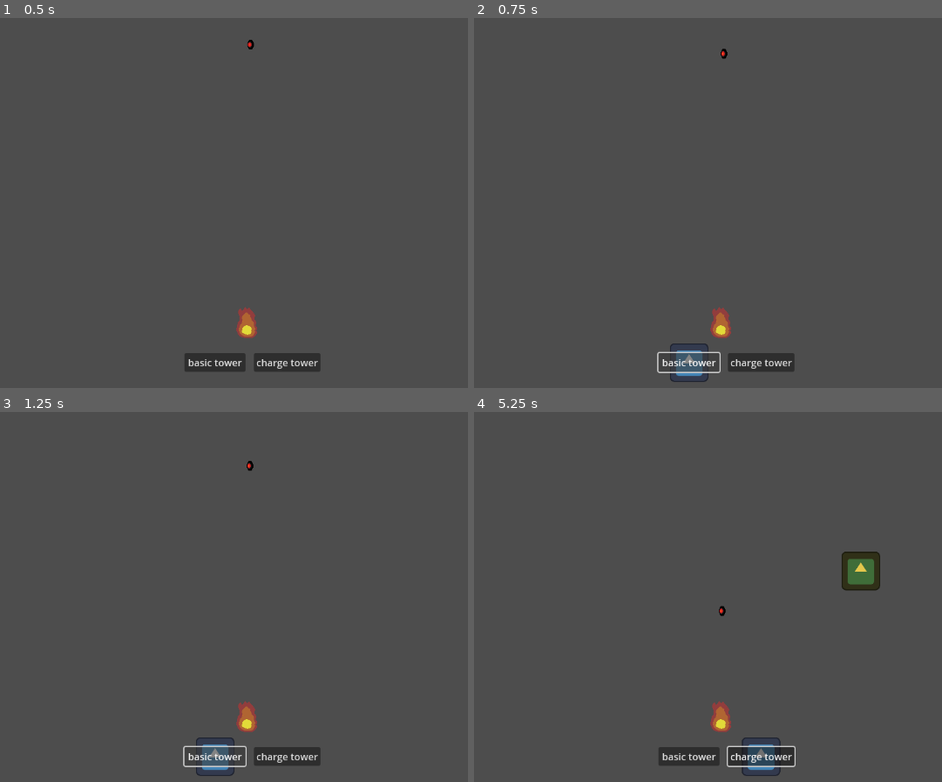
Above: before the commit, frames 1-4 (two rows, left to right).
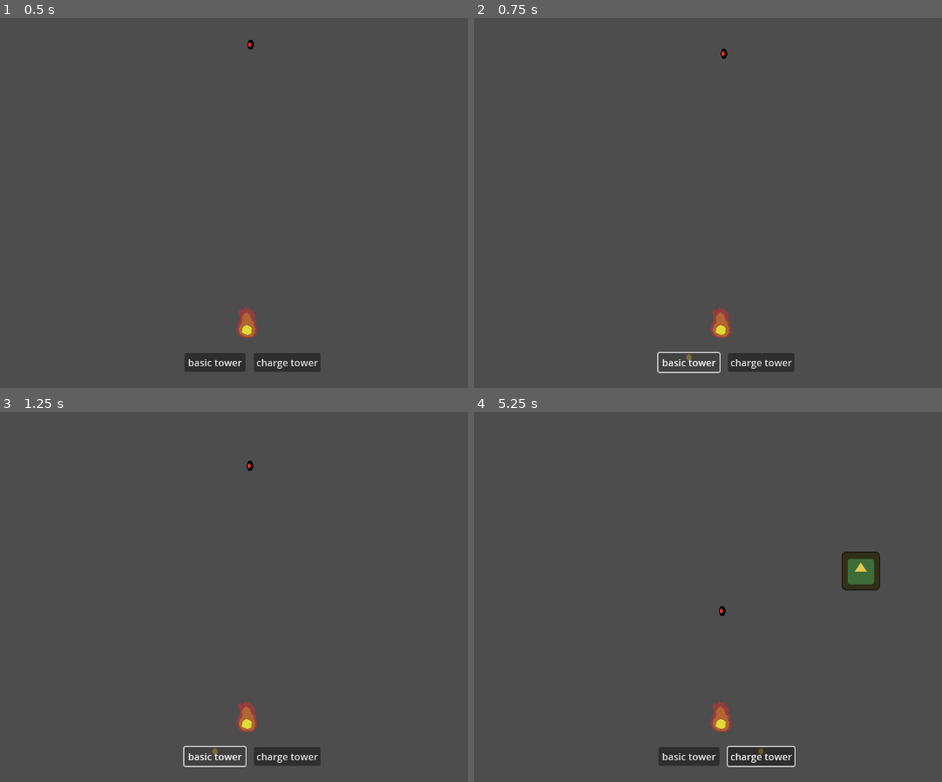
Above: after the commit, the same moments.

Repository: sushitoad/tower-defense-prototype
Game: Godot game, scene res://scenes/test_scene.tscn
The game is run twice, just before and just after one commit, with the same random seed, the same clock (stepped at 60 frames per second) and the same inputs. The engine's default icon, where the game draws it, is replaced by a stand-in: a white triangle on a blue panel in a dark square.
Inputs (mouse positions are in pixels of both pictures, inside the frame that each line leads up to):
- Up to frame 1 (0.5 s): no input
- Up to frame 2 (0.75 s): click "basic tower" at 0.5 s
- Up to frame 3 (1.25 s): no input
- Up to frame 4 (5.25 s): click "charge tower" at 1.25 s; click "basic tower" at 2 s; click "charge tower" at 2.75 s; click "basic tower" at 3.5 s; click "charge tower" at 4.25 s; tap Enter at 5 s; move the mouse to (862, 571) at 5.02 s; click (862, 571) at 5.1 s

Frame 1 is identical in both runs. In frame 2, 0.6% of the frame differs, in the area x 41-51%, y 87-99%; in frame 3, 0.6%; in frame 4, 0.6%, in the area x 57-66%, y 87-99%.

Commit message:
tower sprite
better colliders, but still some issues with enemies

Diff:
--- a/scenes/proto_tower.tscn
+++ b/scenes/proto_tower.tscn
@@ -1,18 +1,27 @@
-[gd_scene load_steps=4 format=3 uid="uid://d3ipy8tqa17n4"]
+[gd_scene load_steps=5 format=3 uid="uid://d3ipy8tqa17n4"]
 
 [ext_resource type="Script" uid="uid://xebexg7ygoai" path="res://scripts/tower.gd" id="1_6myfv"]
-[ext_resource type="Texture2D" uid="uid://dte7ua0we0ylg" path="res://icon.svg" id="1_aymbp"]
+[ext_resource type="Texture2D" uid="uid://3avl1qlj0i44" path="res://art/basic tower proto 2.png" id="2_6myfv"]
 
-[sub_resource type="RectangleShape2D" id="RectangleShape2D_6myfv"]
-size = Vector2(60, 60)
+[sub_resource type="CapsuleShape2D" id="CapsuleShape2D_em1u4"]
+radius = 3.0
+height = 14.0
+
+[sub_resource type="CircleShape2D" id="CircleShape2D_m4352"]
+radius = 6.0
 
 [node name="ProtoTower" type="StaticBody2D" groups=["tower"]]
 script = ExtResource("1_6myfv")
 
 [node name="Sprite2D" type="Sprite2D" parent="."]
 modulate = Color(0.95158, 0.95158, 0.95158, 1)
-scale = Vector2(0.5, 0.5)
-texture = ExtResource("1_aymbp")
+texture = ExtResource("2_6myfv")
 
 [node name="CollisionShape2D" type="CollisionShape2D" parent="."]
-shape = SubResource("RectangleShape2D_6myfv")
+position = Vector2(-1, 13)
+rotation = 1.5708
+shape = SubResource("CapsuleShape2D_em1u4")
+
+[node name="CollisionShape2D2" type="CollisionShape2D" parent="."]
+position = Vector2(-1, 9)
+shape = SubResource("CircleShape2D_m4352")
--- a/scenes/tower_manager.tscn
+++ b/scenes/tower_manager.tscn
@@ -1,8 +1,9 @@
-[gd_scene load_steps=5 format=3 uid="uid://cjh8qx3046uwq"]
+[gd_scene load_steps=6 format=3 uid="uid://cjh8qx3046uwq"]
 
 [ext_resource type="Script" uid="uid://uowtl4xy7oj5" path="res://scripts/tower_manager.gd" id="1_n6plm"]
 [ext_resource type="PackedScene" uid="uid://d3ipy8tqa17n4" path="res://scenes/proto_tower.tscn" id="2_1ur6m"]
 [ext_resource type="PackedScene" uid="uid://dncxjlgaytiy" path="res://scenes/charge_tower.tscn" id="3_k8ofr"]
+[ext_resource type="Texture2D" uid="uid://3avl1qlj0i44" path="res://art/basic tower proto 2.png" id="4_6eb6n"]
 [ext_resource type="Texture2D" uid="uid://dte7ua0we0ylg" path="res://icon.svg" id="4_vvfa4"]
 
 [node name="TowerManager" type="Node2D"]
@@ -13,8 +14,7 @@
 [node name="BasicTowerSprite" type="Sprite2D" parent="."]
 visible = false
 modulate = Color(0.95158, 0.95158, 0.95158, 1)
-scale = Vector2(0.5, 0.5)
-texture = ExtResource("4_vvfa4")
+texture = ExtResource("4_6eb6n")
 
 [node name="ChargeTowerSprite" type="Sprite2D" parent="."]
 visible = false
Binary file added: Aseprite files/basic tower proto 1.aseprite
Binary file added: art/basic tower proto 1.png
Not shown, added: art/basic tower proto 1.png.import
Binary file added: art/basic tower proto 2.png
Not shown, added: art/basic tower proto 2.png.import
